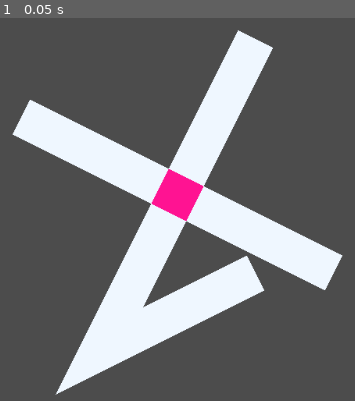
Above: before the commit, frame 1.
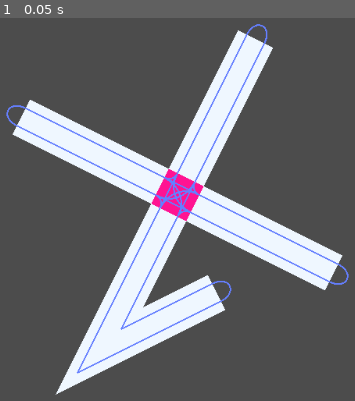
Above: after the commit, the same moment.

Repository: jeffie9/city-builder
Game: Godot game, scene res://experiments/intersection_test.tscn
Two runs of this game, one before a commit and one after it. Both use one fixed random seed, a clock stepped at 60 frames per second and the inputs below. The project has no main scene, so this scene is started directly.
Inputs:
- Up to frame 1 (0.05 s): no input

The runs differ from the first frame. In frame 1, 4.1% of the frame differs, in the area x 1-99%, y 1-93%.

Commit message:
paths added

Diff:
--- a/experiments/intersection_test.gd
+++ b/experiments/intersection_test.gd
@@ -2,6 +2,7 @@
 
 var nodes = {}
 var edges = []
+var paths = []
 
 func _ready():
 	for edge in make_test_data():
@@ -16,11 +17,32 @@
 	for ip in nodes.keys():
 		var node = nodes[ip]
 		make_intersection(ip, node)
-#		print(node.polygon)
 		var polygon = Polygon2D.new()
 		polygon.polygon = node.polygon
 		polygon.color = Color.deeppink
 		add_child(polygon)
+
+#		print(ip, node.poes.size())
+		var node_paths = []
+		node_paths.resize(node.poes.size())
+		# TODO figure out how to switch between left and right hand drive
+		for i in node.poes.size():
+			var node_path = []
+			for j in floor(node.poes[i].size() / 2):
+				for k in node.poes.size():
+					if i != k:
+						for m in range(ceil(node.poes[k].size() / 2) + 1, node.poes[k].size()):
+#							print("node poes", node.poes[i][j], node.poes[k][m])
+							var path_points = make_path(node.poes[i][j][0], node.poes[i][j][1], node.poes[k][m][0], node.poes[k][m][1])
+							node_path.push_back(path_points)
+							add_path(path_points)
+							var line = Line2D.new()
+							line.width = 2
+							line.points = path_points
+#							add_child(line)
+			node_paths[i] = node_path
+		node.paths = node_paths
+
 	for i in edges.size():
 		var edge = edges[i]
 		var narr = [ nodes[edge.points[0]], nodes[edge.points[edge.points.size() - 1]] ]
@@ -42,6 +64,54 @@
 #		var line = Line2D.new()
 #		line.points = [parr[sorted[0]], parr[sorted[1]], parr[sorted[2]], parr[sorted[3]]]
 #		add_child(line)
+		var pth0 = narr[0].poes[Array(narr[0].sorted_segments).find(i)]
+		var pth1 = narr[1].poes[Array(narr[1].sorted_segments).find(i)]
+#		print(pth0[0], pth1[2])
+		# TODO add multi-lane logic
+		var line = Line2D.new()
+		line.width = 2
+		line.points = [pth0[0][0], pth1[2][0]]
+#		add_child(line)
+		add_path([pth0[0][0], pth1[2][0]])
+		line = Line2D.new()
+		line.width = 2
+		line.points = [pth0[2][0], pth1[0][0]]
+#		add_child(line)
+		add_path([pth0[2][0], pth1[0][0]])
+		edge.paths = [[pth0[0][0], pth1[2][0]], [pth0[2][0], pth1[0][0]]]
+
+	# dead-ends
+	for ip in nodes.keys():
+		var node = nodes[ip]
+		if node.edges.size() == 1:
+#			print(node.poes)
+			var ci = floor(node.poes[0].size() / 2)
+#			print(node.poes[0].size(), ci)
+			var node_path = []
+			for i in ci:
+#				print(i, " ", ci, " ", ci - (i + 1), " ", ci + (i + 1))
+#				print(node.poes[0][ci - (i + 1)], node.poes[0][ci + (i + 1)])
+				var s = node.poes[0][ci - (i + 1)]
+				var e = node.poes[0][ci + (i + 1)]
+				var d = s[0].distance_to(e[0])
+				var curve = Curve2D.new()
+				curve.bake_interval = 1.0
+				curve.add_point(s[0], Vector2.ZERO, (s[0] - s[1]).normalized() * d)
+				curve.add_point(e[0], (e[0] - e[1]).normalized() * d)
+				var line = Line2D.new()
+				line.width = 2
+				line.points = curve.get_baked_points()
+#				add_child(line)
+				node_path.push_back(curve.get_baked_points())
+				add_path(curve.get_baked_points())
+			node.paths = [node_path]
+
+	for path in paths:
+#		print(path)
+		var line = Line2D.new()
+		line.width = 2
+		line.points = path
+		add_child(line)
 
 
 func add_node_edge(node: Vector2, edge: int):
@@ -64,7 +134,7 @@
 		var rec = make_rectangle(ip, op, 25.0)
 		node.polygon = PoolVector2Array([rec[0], rec[3]])
 		rec = make_rectangle(ip, op, 12.5)
-		node.paths = [PoolVector2Array([rec[0], rec[1]]), PoolVector2Array([ip, op]), PoolVector2Array([rec[3], rec[2]])]
+		node.poes = [[PoolVector2Array([rec[0], rec[1]]), PoolVector2Array([ip, op]), PoolVector2Array([rec[3], rec[2]])]]
 		node.sorted_segments = PoolIntArray([node.edges[0]])
 		return
 
@@ -95,7 +165,7 @@
 		var inter = Geometry.line_intersects_line_2d(r1[2], r1[3] - r1[2], r2[1], r2[0] - r2[1])
 		intersection_polygon_points.push_back(inter)
 
-	var node_paths = []
+	var node_poes = []
 	for i in sorted_segments.size():
 		var seg1 = edges[sorted_segments[i]].points
 		var seg2 = edges[sorted_segments[(i + 1) % sorted_segments.size()]].points
@@ -117,11 +187,11 @@
 		inter = Geometry.line_intersects_line_2d(rec[2], rec[3] - rec[2],
 				intersection_polygon_points[i1], intersection_polygon_points[i] - intersection_polygon_points[i1])
 		path_poe.push_back(PoolVector2Array([inter, rec[2]]))
-		node_paths.push_back(path_poe)
+		node_poes.push_back(path_poe)
 
 	node.polygon = intersection_polygon_points
 	node.sorted_segments = sorted_segments
-	node.paths = node_paths
+	node.poes = node_poes
 
 func sort_verticies_ccw(verts, ip = null):
 	if ip == null:
@@ -143,6 +213,36 @@
 	for key in sorted_keys:
 		sorted_verticies.push_back(segments_by_angle[key])
 	return sorted_verticies
+
+# adds path to the end of an existing path else starts a new path
+func add_path(path):
+	# no attempt at optimization yet
+	var pn = path[path.size() - 1]
+	for p in paths:
+#		if path[0] == p[0] or pn == p[0] or path[0] == p[p.size() - 1] or pn == p[p.size() - 1]:
+#			print("found some equality")
+		if path[0] == p[0]:
+#			print("path[0] to head")
+			for i in range(1, path.size()):
+				p.push_front(path[i])
+			return
+		elif pn == p[0]:
+#			print("path[n] to head")
+			for i in range(path.size() - 1, -1, -1):
+				p.push_front(path[i])
+			return
+		elif path[0] == p[p.size() - 1]:
+#			print("path[0] to tail")
+			for i in range(1, path.size()):
+				p.push_back(path[i])
+			return
+		elif pn == p[p.size() - 1]:
+#			print("path[n] to tail")
+			for i in range(path.size() - 1, -1, -1):
+				p.push_back(path[i])
+			return
+	# not found, add new path
+	paths.push_back(Array(path))
 
 
 func make_intersection_1(intersection_point, segments) -> Dictionary :
@@ -178,6 +278,19 @@
 		"polygon": intersection_polygon_points,
 		"sorted_segments": sorted_segments
 		}
+
+func make_path(s0, s1, e0, e1):
+	var dir = rad2deg(abs((s0 - s1).angle_to(e0 - e1)))
+	if dir > 1 and dir < 179:
+		var inter = Geometry.line_intersects_line_2d(s1, s0 - s1, e1, e0 - e1)
+		var curve = Curve2D.new()
+		curve.bake_interval = 1.0
+		curve.add_point(s0, Vector2.ZERO, inter - s0)
+		curve.add_point(e0, Vector2.ZERO, inter - e0)
+		return curve.get_baked_points()
+	else:
+		return PoolVector2Array([s0, e0])
+
 
 
 func make_rectangle(p1, p2, width = 25):
@@ -343,5 +456,5 @@
 		{ "type": 0, "points": [500,100,400,300] },
 		{ "type": 0, "points": [600,400,400,300] },
 		{ "type": 0, "points": [300,500,400,300] },
-		{ "type": 0, "points": [500,400,300,500] },
+		{ "type": 0, "points": [450,425,300,500] },
 	]
--- a/experiments/path_test.tscn
+++ b/experiments/path_test.tscn
@@ -9,3 +9,5 @@
 
 [node name="Path2D" type="Path2D" parent="."]
 curve = ExtResource( 2 )
+
+[node name="Navigation2D" type="Navigation2D" parent="."]
--- /dev/null
+++ b/experiments/road_texture_test_2d.tscn
@@ -0,0 +1,10 @@
+[gd_scene load_steps=2 format=2]
+
+[ext_resource path="res://experiments/assets/TexturesCom_Roads0059_1_seamless_S.jpg" type="Texture" id=1]
+
+[node name="road_texture_test_2d" type="Node2D"]
+
+[node name="Polygon2D" type="Polygon2D" parent="."]
+texture = ExtResource( 1 )
+polygon = PoolVector2Array( 279, 376, 91, 375, 93, 184, 280, 187 )
+uv = PoolVector2Array( 1024.66, 1024.66, 1.36987, 1026.03, 2.73973, 2.73973, 1024.66, 1.36986 )
--- a/pathways.gd
+++ b/pathways.gd
@@ -65,3 +65,51 @@
 		for pt in path:
 			$path_outline.add_vertex(pt)
 		$path_outline.end()
+
+
+#public static Mesh extrudeAlongPath(Vector3[] points, float width){
+#    if (points.Length < 2)
+#        return null;
+#    Mesh m = new Mesh();
+#    List<Vector3> verts = new List<Vector3>();
+#    List<Vector3> norms = new List<Vector3>();
+#
+#    for (int i = 0; i < points.Length; i++) {
+#        if(i != points.Length-1){
+#            Vector3 perpendicularDirection = new Vector3(-( points[i+1].z-points[i].z ), points[i].y, points[i+1].x -points[i].x).normalized;
+#            verts.Add (points[i]+perpendicularDirection*width);
+#            norms.Add (Vector3.up);
+#            verts.Add (points[i]+perpendicularDirection*-width);
+#            norms.Add (Vector3.up);
+#        }else{
+#            Vector3 perpendicularDirection = new Vector3(-( points[i].z-points[i-1].z ), points[i].y, points[i].x -points[i-1].x).normalized;
+#            verts.Add (points[i]+perpendicularDirection*-width);
+#            norms.Add (Vector3.up);
+#            verts.Add (points[i]+perpendicularDirection*width);
+#            norms.Add (Vector3.up);
+#        }
+#    }
+#    m.vertices = verts.ToArray ();
+#    m.normals = norms.ToArray ();
+#
+#    List<int> tris = new List<int> ();
+#    //Changed i+=3 to i++
+#    for(int i = 0; i < m.vertices.Length-3; i++){
+#        if(i%2 == 0){
+#        tris.Add(i+2);
+#        tris.Add(i+1);
+#        tris.Add(i);
+#        }else{
+#            tris.Add(i);
+#            tris.Add(i+1);
+#            tris.Add(i+2);
+#        }
+#    }
+#    m.triangles = tris.ToArray ();
+#
+#    m.name = "pathMesh";
+#    m.RecalculateNormals ();
+#    m.RecalculateBounds ();
+#    m.Optimize ();
+#    return m;
+#}
